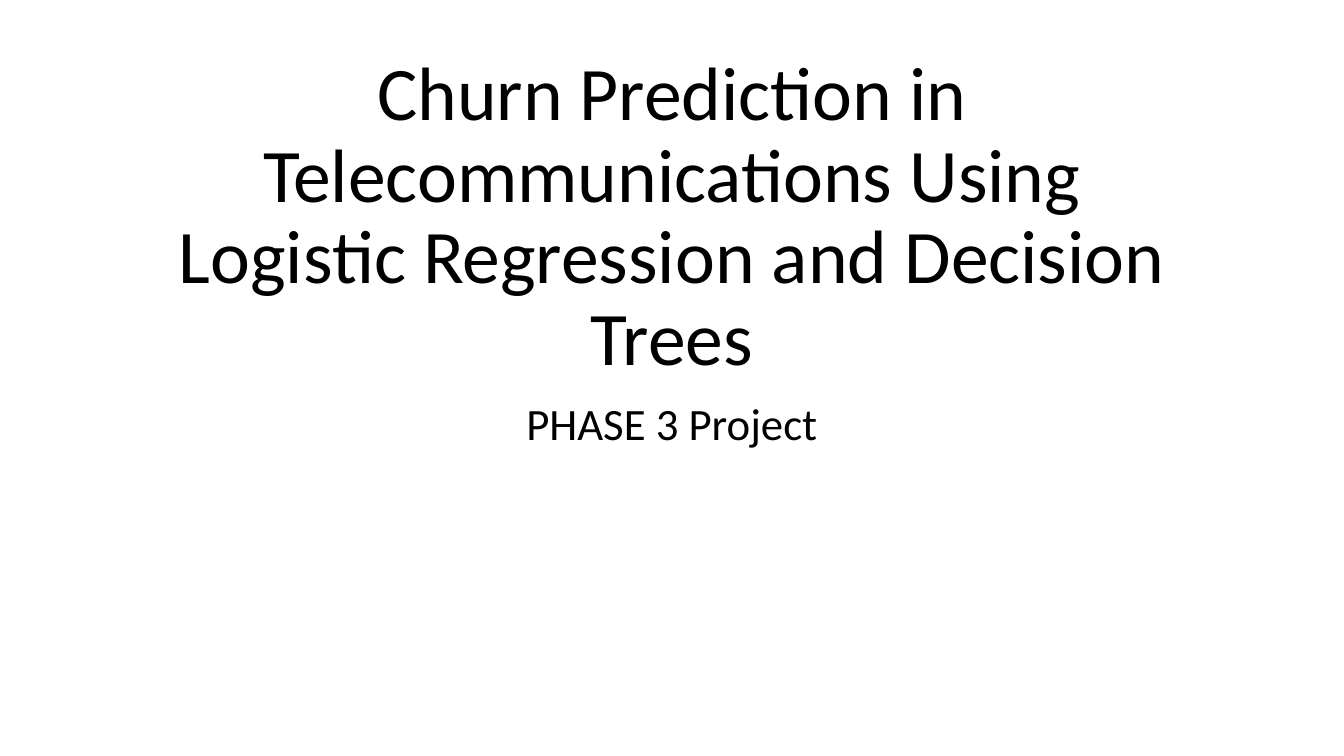
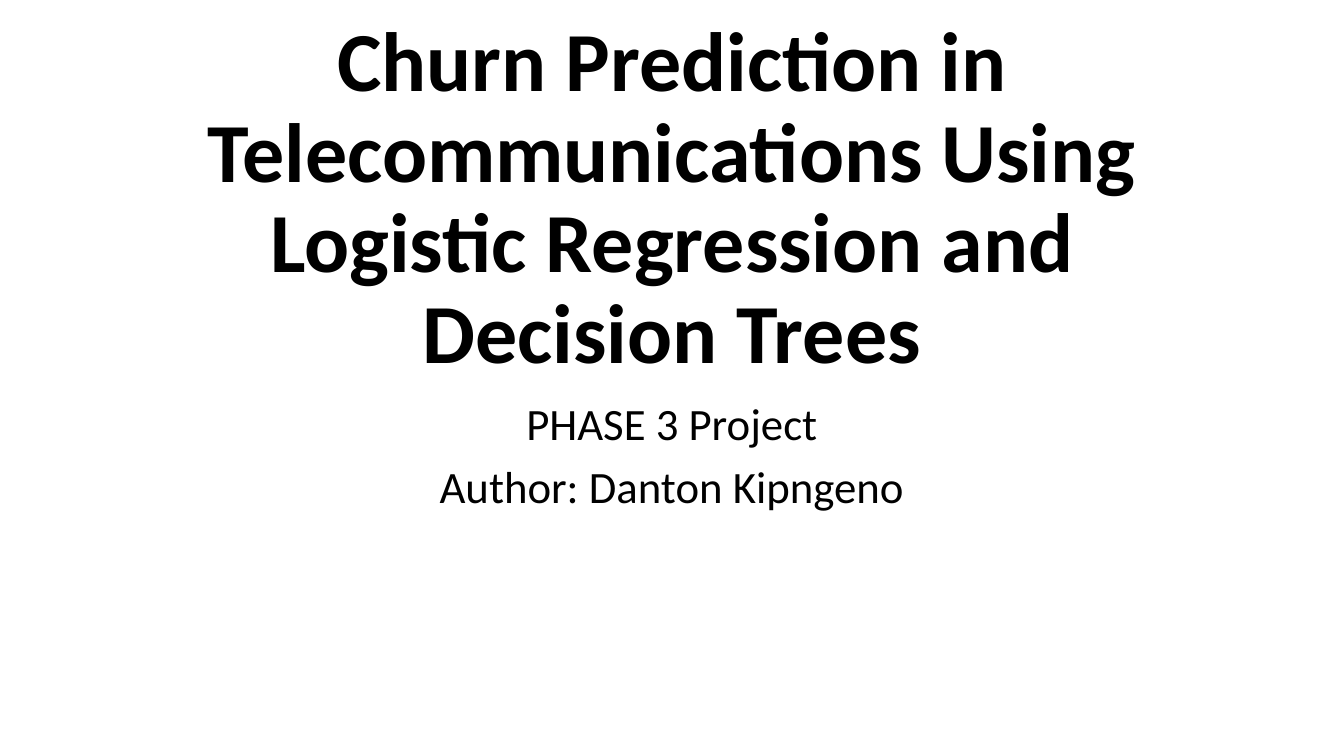
Before and after one commit to Dantonkip/Phase_3-project, a slide deck: slide 1 of Powepoint.pptx. Drawn at 1344x756 pixels with LibreOffice and Linux fonts; fonts in the diff are those of the drawing; background and template pictures are left out. Boxes give left, top, right and bottom in pixels: in the first picture for what was removed or moved away, otherwise in the second. Text is boxed around its words. In the diff, an @@ line names an element or a change of style, - is before the commit and + after.

```diff
--- a/Powepoint.pptx
+++ b/Powepoint.pptx
@@ title "Churn Prediction in Telecommunications Using ...": place and size @@
-title "Churn Prediction in Telecommunications Using ..." at [179,67,1165,366]
+title "Churn Prediction in Telecommunications Using ..." at [208,32,1136,364]
@@ title "Churn Prediction in Telecommunications Using ..." at [208,32,1136,364]: size 54 to 60 pt, bold on @@
@@ subtitle at [440,472,904,511]: paragraph added @@
+Author: Danton Kipngeno
```
Also in this commit, not shown: 1 other slide changed, 11 slides added, 1 slide removed, 1 other file.
